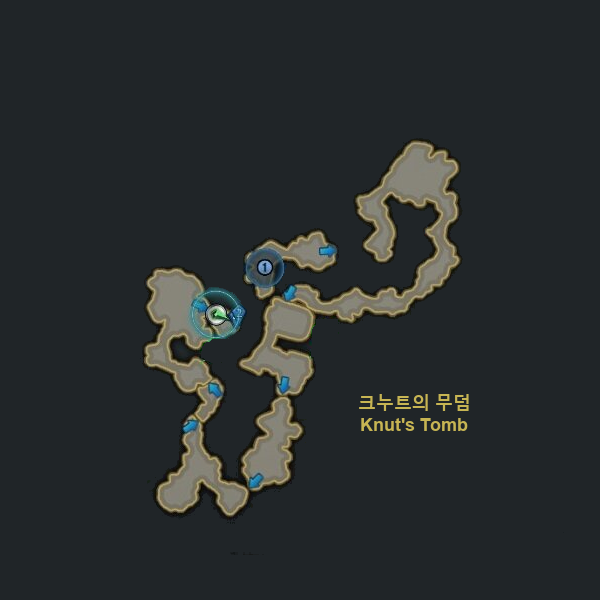
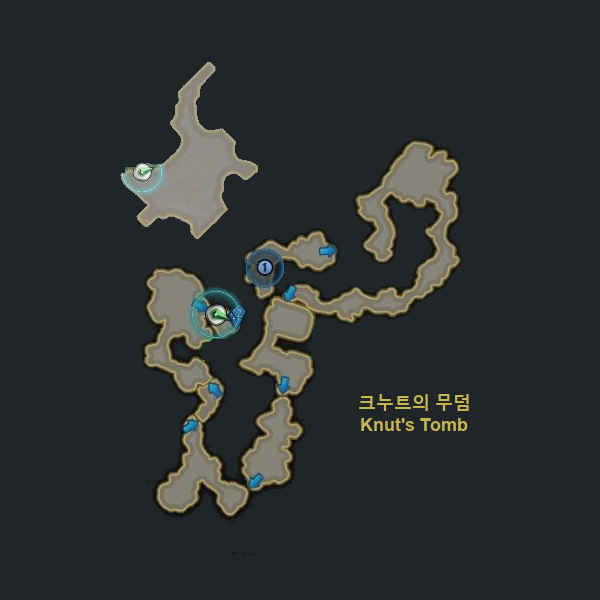
Layers edited between the first and the second 600 × 600 image:
added layer "Black" (soft light) above "Pasted Layer" over [120, 62, 258, 239]
added layer "Pasted Layer" above "Knut's Tomb1.jpg" over [120, 62, 258, 239]
